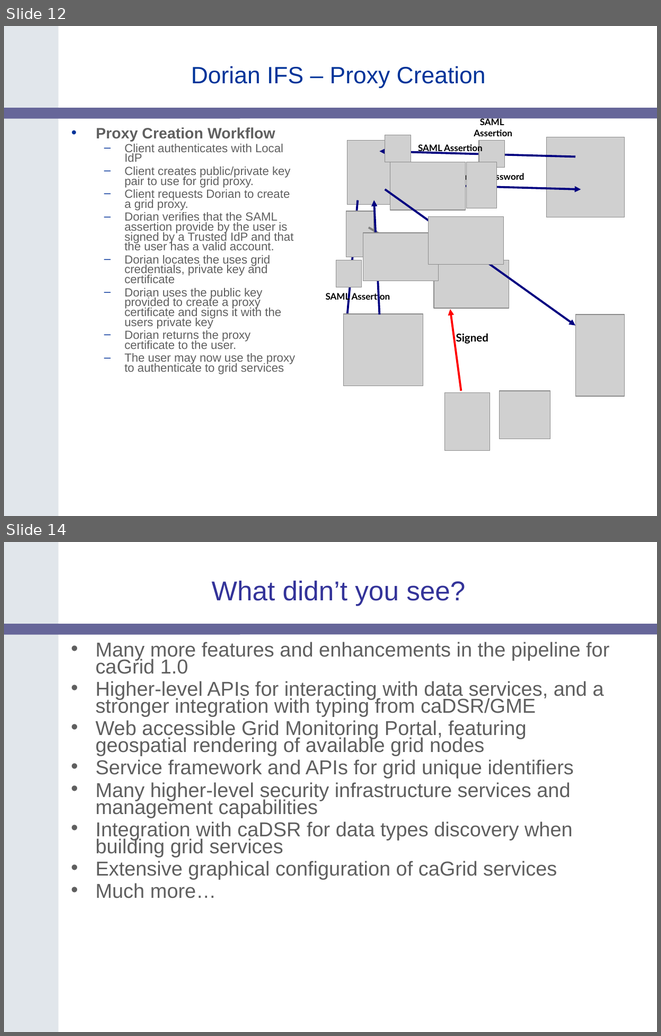
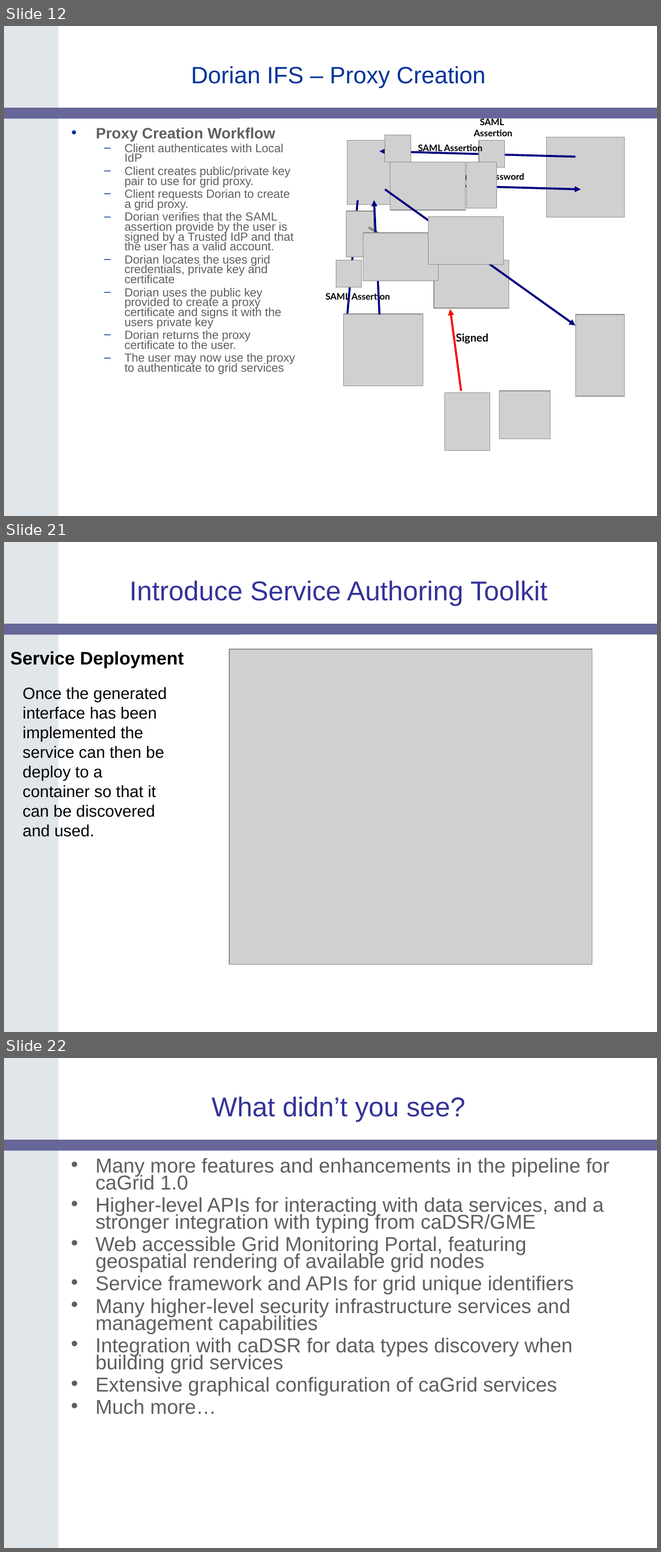
Before and after one commit to NCIP/cagrid-portal, a slide deck: cagrid-1-0/Documentation/presentations/200604_AnnualMeeting/caGrid-1.0-Demo.ppt. Shown one above the other, each under a label of ours: slides 12 and 14 before the commit, slides 12, 21 and 22 after it; the slides between them are not shown. The pictures are 661x1036 and 661x1552 pixels, drawn with LibreOffice and Linux fonts; fonts in the diff are those of the drawing; grey boxes stand for pictures; background and template pictures are left out. Boxes give left, top, right and bottom in pixels: in the first picture for what was removed or moved away, otherwise in the second. Text is boxed around its words. In the diff, an @@ line names an element or a change of style, - is before the commit and + after.

```diff
--- a/cagrid-1-0/Documentation/presentations/200604_AnnualMeeting/caGrid-1.0-Demo.ppt
+++ b/cagrid-1-0/Documentation/presentations/200604_AnnualMeeting/caGrid-1.0-Demo.ppt
@@ slide 21 added at (4,542,657,1032), background #FFFFFF; not listed: 2 template elements that a slide beside it also shows @@
@@ title added at (130,581,547,606), 30 pt, text #333399 @@
+Introduce Service Authoring Toolkit
@@ text added at (10,651,184,668), 20 pt, text #000000, bold @@
+Service Deployment
@@ picture added at (229,649,592,964) @@
@@ text added at (23,687,167,837), 18 pt, text #000000 @@
+Once the generated interface has been implemented the service can then be deploy to a container so that it can be discovered and used.
@@ what was slide 14 is now slide 22 @@
```
Also in this commit, not shown: 8 other slides added, 1 slide removed.
